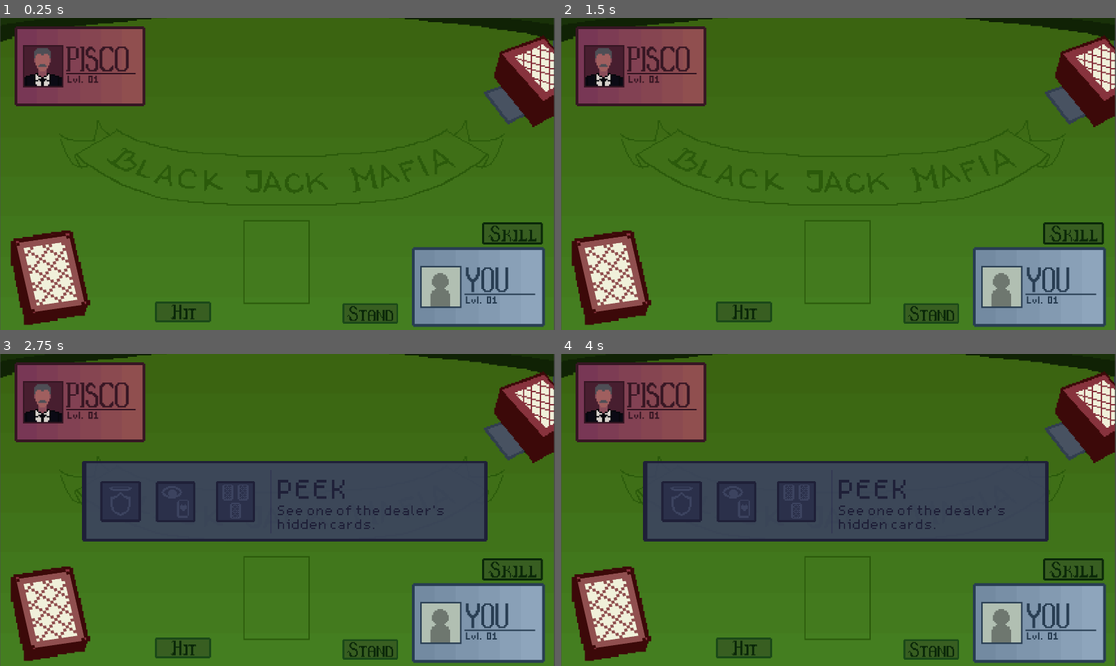
Above: before the commit, frames 1-4 (two rows, left to right).
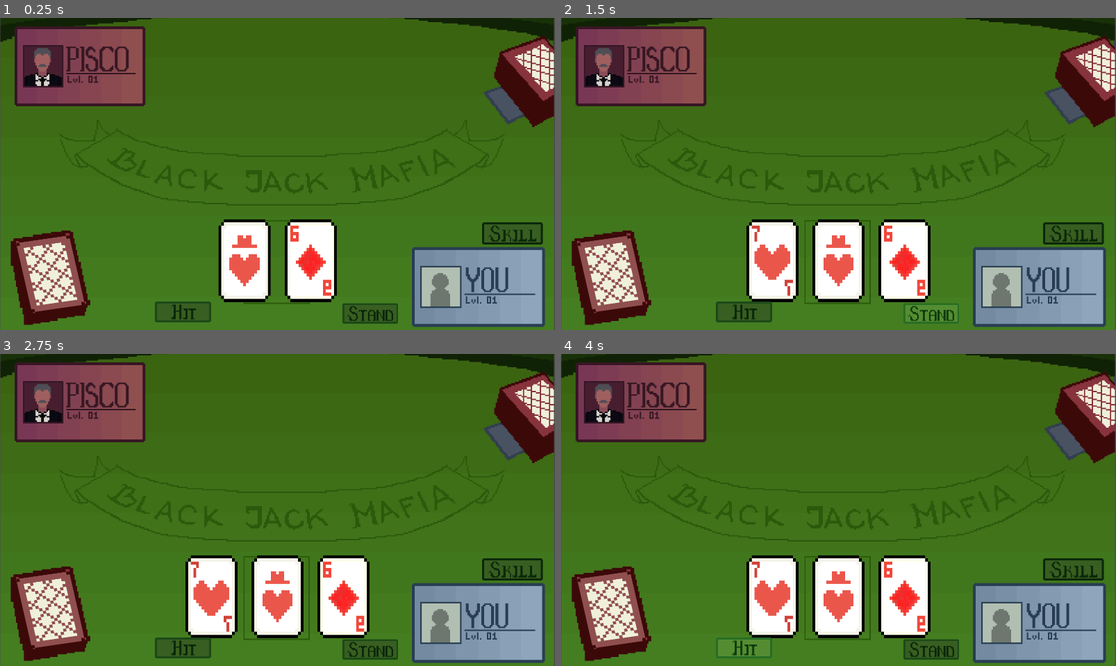
Above: after the commit, the same moments.

Repository: KANKAN25/BlackJackMafia
Game: Godot game, scene res://Main.tscn
Same seed, same stepped clock (60 frames per second), same inputs: the game is played once before the commit and once after it.
Inputs (mouse positions are in pixels of both pictures, inside the frame that each line leads up to):
- Up to frame 1 (0.25 s): no input
- Up to frame 2 (1.5 s): click (744, 311) at 0.5 s; click (932, 314) at 1.25 s
- Up to frame 3 (2.75 s): click (510, 569) at 2 s
- Up to frame 4 (4 s): click (1071, 569) at 2.75 s; click (744, 647) at 3.5 s

The runs differ from the first frame. In frame 1, 4.9% of the frame differs, in the area x 39-61%, y 64-92%; in frame 2, 7.8%; in frame 3, 26%; in frame 4, 27%, in the area x 14-88%, y 34-98%.

Commit message:
player starts with 2 cards, can hit or stand. calculates score.

Diff:
--- a/Deck.gd
+++ b/Deck.gd
@@ -5,35 +5,41 @@
 
 var player_deck = []  # Will be filled from CardDatabase
 
-var card_database_reference
-
 func _ready() -> void:
-	#print($Area2D.collision_mask)
 	player_deck = CARD_DATABASE.CARDS.keys()
 	player_deck.shuffle()
 
-
 func draw_card():
-
-	var card_drawn_name = player_deck.pop_front()
-	print(card_drawn_name)
-	#print("draw card")
-
-	#if player drew the last card
-	if player_deck.size() ==0:
+	if player_deck.size() == 0:
 		print("Deck is empty. No more cards to draw.")
 		$Area2D/CollisionShape2D.disabled = true
 		$Sprite2D.visible = false
-		return
-	#var card_drawn_name = player_deck[0]
+		return null
+
+	var card_drawn_name = player_deck.pop_front()
+	print("Drawn card: ", card_drawn_name)
+
 	var card_scene = preload(CARD_SCENE_PATH)
+	var card_image_path = "res://assets/Cards/" + card_drawn_name + ".png"
+	var new_card = card_scene.instantiate()
 
-	var card_image_path = str("res://assets/Cards/" + card_drawn_name + ".png")
-	var new_card = card_scene.instantiate()
+	# Assign card_id for identification
+	new_card.card_id = card_drawn_name
+
+	# Set the card image texture
 	new_card.get_node("CardImage").texture = load(card_image_path)
 
+	# Add card node to CardManager (or wherever cards are managed)
+	$"../CardManager".add_child(new_card)
 
-	$"../CardManager".add_child(new_card)
-	#new_card.get_node("CardImage").texture = load(card_image_path)
-	new_card.name = "Card"
+	# Add card to player's hand node (if applicable)
 	$"../PlayerHand".add_card_to_hand(new_card)
+
+	# Return the actual card Node, NOT the name string
+	return new_card
+
+func reset_deck():
+	player_deck.clear()
+	for card_name in CARD_DATABASE.CARDS.keys():
+		player_deck.append(card_name)
+	player_deck.shuffle()
--- /dev/null
+++ b/GameManager.gd
@@ -0,0 +1,113 @@
+extends Node
+
+const CardDatabase = preload("res://CardDatabase.gd")
+const CARD_BACK_TEXTURE = preload("res://assets/Cards/Backside_Card.png")
+
+var player_hand: Array = []
+var dealer_hand: Array = []
+
+var is_player_turn: bool = true
+var is_player_busted: bool = false
+
+func _ready():
+	print("✅ GameManager ready!")
+	reset_game()
+
+func reset_game():
+	player_hand.clear()
+	dealer_hand.clear()
+	is_player_turn = true
+	is_player_busted = false
+	print("🔁 Game reset. Player's turn starts.")
+
+	# Deal 2 cards to player at start
+	var deck = get_node("../Deck")
+	for i in range(2):
+		var card = deck.draw_card()
+		if card:
+			add_card_to_hand(card)
+	# add 2 cards for dealer
+
+func calculate_hand_value(hand: Array) -> int:
+	var total = 0
+	var ace_count = 0
+
+	for card in hand:
+		var card_name = card.card_id
+
+		if not CardDatabase.CARDS.has(card_name):
+			print("⚠️ Warning: Card name not found in database: ", card_name)
+			continue
+
+		var card_data = CardDatabase.CARDS[card_name]
+		var value = card_data.get("value", 0)
+		total += value
+
+		if value == 1 and card_data.has("alt_value"):
+			ace_count += 1
+
+	while ace_count > 0 and total + 10 <= 21:
+		total += 10
+		ace_count -= 1
+
+	return total
+
+func test_hand():
+	var hand_total = calculate_hand_value(player_hand)
+	print("🧮 Player hand total: ", hand_total)
+
+	if hand_total > 21:
+		print("💥 Bust! Player can't draw more.")
+		is_player_busted = true
+		is_player_turn = false
+		dealer_turn()
+	elif hand_total == 21:
+		print("🎉 Blackjack! Turn ends.")
+		is_player_turn = false
+		dealer_turn()
+	else:
+		print("🃏 Player can continue drawing.")
+
+func add_card_to_hand(card: Node):
+	player_hand.append(card)
+	test_hand()
+
+func add_card_to_dealer(card: Node):
+	dealer_hand.append(card)
+
+func _on_HitButton_pressed():
+	if is_player_turn and not is_player_busted:
+		var deck = get_node("../Deck")
+		var new_card = deck.draw_card()
+		if new_card:
+			add_card_to_hand(new_card)
+
+func _on_StandButton_pressed():
+	if is_player_turn:
+		print("Stand button pressed")
+		is_player_turn = false
+		dealer_turn()
+
+func dealer_turn():
+	print("🂠 Dealer's turn starts.")
+	# wala pa anything here
+
+func decide_winner():
+	var player_total = calculate_hand_value(player_hand)
+	var dealer_total = calculate_hand_value(dealer_hand)
+
+	print("📊 Final Results — Player: ", player_total, " | Dealer: ", dealer_total)
+
+	if player_total > 21:
+		print("❌ Player busts. Dealer wins.")
+	elif dealer_total > 21:
+		print("❌ Dealer busts. Player wins!")
+	elif player_total > dealer_total:
+		print("✅ Player wins!")
+	elif dealer_total > player_total:
+		print("🏆 Dealer wins!")
+	else:
+		print("🤝 It's a tie!")
+
+	# Optionally: Auto reset or wait for user input
+	# reset_game()  # Uncomment to restart immediately
--- a/InputManager.gd
+++ b/InputManager.gd
@@ -8,11 +8,12 @@
 
 var card_manager_reference
 var deck_reference
-
+var game_manager_reference
 
 func _ready() -> void:
 	card_manager_reference = $"../CardManager"
 	deck_reference = $"../Deck"
+	game_manager_reference = $"../GameManager"
 
 
 func _input(event):
@@ -33,11 +34,29 @@
 	var result = space_state.intersect_point(parameters)
 	if result.size() > 0:
 		var result_collision_mask = result[0].collider.collision_mask
-		if result_collision_mask == COLLISION_MASK_CARD:
+		#if result_collision_mask == COLLISION_MASK_CARD:
 			#card clicked
-			var card_found = result[0].collider.get_parent()
+			#var card_found = result[0].collider.get_parent()
 			#if card_found:
 			#	card_manager_reference.start_drag(card_found)
-		elif result_collision_mask == COLLISION_MASK_DECK:
-			#deck clicked
-			deck_reference.draw_card()
+		#elif result_collision_mask == COLLISION_MASK_DECK:
+		#	game_manager_reference.on_deck_clicked()
+
+
+func _on_hit_pressed() -> void:
+	game_manager_reference._on_HitButton_pressed()
+
+func _on_stand_pressed() -> void:
+	game_manager_reference._on_StandButton_pressed()
+
+func _on_hit_mouse_entered() -> void:
+	$"../Hit".modulate = Color(1.5, 1.5, 1.5)
+
+func _on_stand_mouse_entered() -> void:
+	$"../Stand".modulate = Color(1.5, 1.5, 1.5)
+
+func _on_hit_mouse_exited() -> void:
+	$"../Hit".modulate = Color(1, 1, 1)
+
+func _on_stand_mouse_exited() -> void:
+	$"../Stand".modulate = Color(1, 1, 1)
--- a/Main.tscn
+++ b/Main.tscn
@@ -1,6 +1,6 @@
 [gd_scene load_steps=22 format=3 uid="uid://ctif7h811ps0r"]
 
-[ext_resource type="Script" uid="uid://42dfomsyyprk" path="res://Main.gd" id="1_03owx"]
+[ext_resource type="Script" uid="uid://bsogb3x6scb2k" path="res://GameManager.gd" id="1_2gh4u"]
 [ext_resource type="Script" uid="uid://c01fw7qft6o4h" path="res://CardManager.gd" id="1_uu6xs"]
 [ext_resource type="Script" uid="uid://2uf5afusoag4" path="res://PlayerHand.gd" id="2_uu6xs"]
 [ext_resource type="Script" uid="uid://dhsfrqrxmkril" path="res://Deck.gd" id="3_cm0pq"]
@@ -25,7 +25,6 @@
 size = Vector2(204.414, 251.343)
 
 [node name="Main" type="Node2D"]
-script = ExtResource("1_03owx")
 
 [node name="BG" type="Sprite2D" parent="."]
 position = Vector2(959.25, 540.5)
@@ -147,4 +146,13 @@
 scale = Vector2(0.425, 0.425)
 texture_normal = ExtResource("20_hri7i")
 
+[node name="GameManager" type="Node2D" parent="."]
+script = ExtResource("1_2gh4u")
+
 [connection signal="pressed" from="SkillsBtn" to="." method="_on_skills_btn_pressed"]
+[connection signal="mouse_entered" from="Hit" to="InputManager" method="_on_hit_mouse_entered"]
+[connection signal="mouse_exited" from="Hit" to="InputManager" method="_on_hit_mouse_exited"]
+[connection signal="pressed" from="Hit" to="InputManager" method="_on_hit_pressed"]
+[connection signal="mouse_entered" from="Stand" to="InputManager" method="_on_stand_mouse_entered"]
+[connection signal="mouse_exited" from="Stand" to="InputManager" method="_on_stand_mouse_exited"]
+[connection signal="pressed" from="Stand" to="InputManager" method="_on_stand_pressed"]
--- /dev/null
+++ b/Scenes/Card.gd
@@ -0,0 +1,3 @@
+extends Node2D
+
+var card_id: String = ""
--- a/Scenes/Card.tscn
+++ b/Scenes/Card.tscn
@@ -1,5 +1,6 @@
-[gd_scene load_steps=3 format=3 uid="uid://cg8a8n0ba8wpv"]
+[gd_scene load_steps=4 format=3 uid="uid://cg8a8n0ba8wpv"]
 
+[ext_resource type="Script" uid="uid://c6toim6gw3pa3" path="res://Scenes/Card.gd" id="1_3p273"]
 [ext_resource type="Texture2D" uid="uid://dwhr4k1l7ycgb" path="res://assets/Cards/A_DIAMOND.png" id="1_dd2wi"]
 
 [sub_resource type="RectangleShape2D" id="RectangleShape2D_hael8"]
@@ -7,6 +8,7 @@
 
 [node name="Card" type="Node2D"]
 position = Vector2(200, 800)
+script = ExtResource("1_3p273")
 
 [node name="CardImage" type="Sprite2D" parent="."]
 scale = Vector2(0.592262, 0.689732)
Not shown, added: GameManager.gd.uid
Not shown, added: Scenes/Card.gd.uid
Binary file added: assets/Cards/Backside_Card.png
Not shown, added: assets/Cards/Backside_Card.png.import
